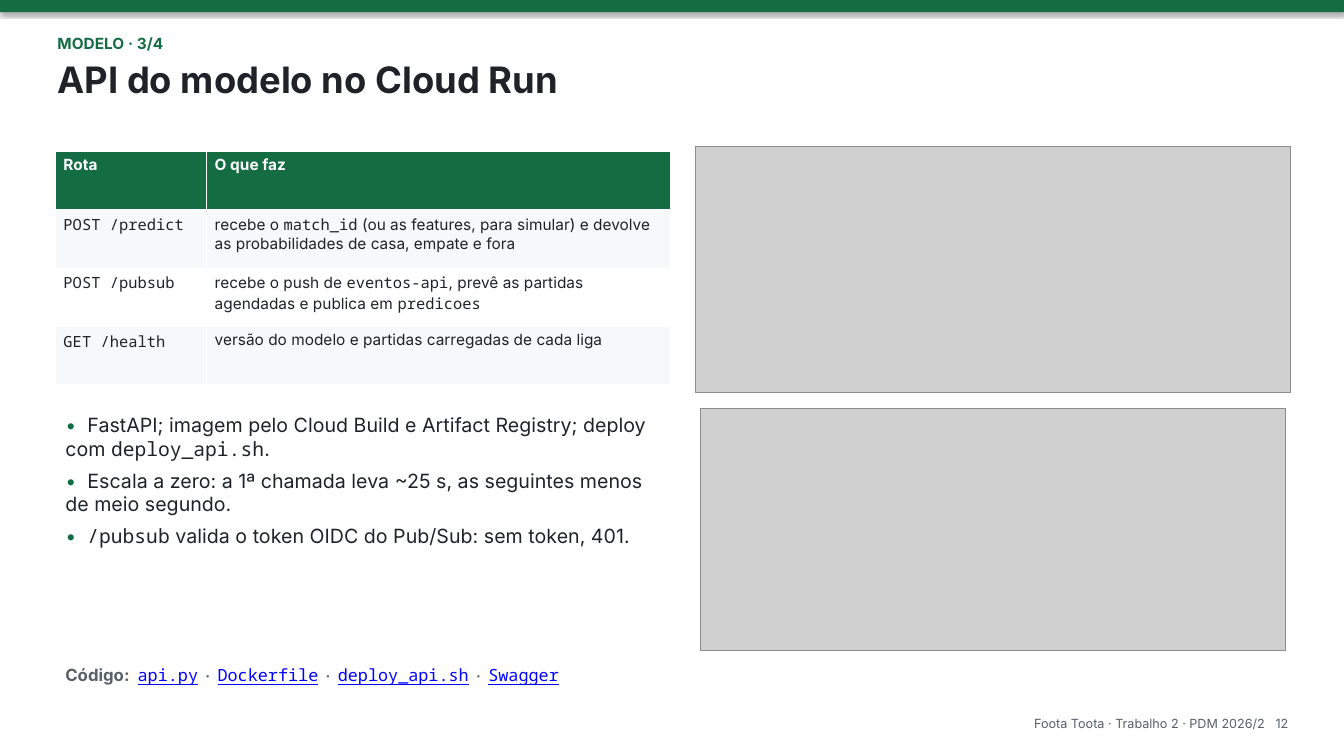
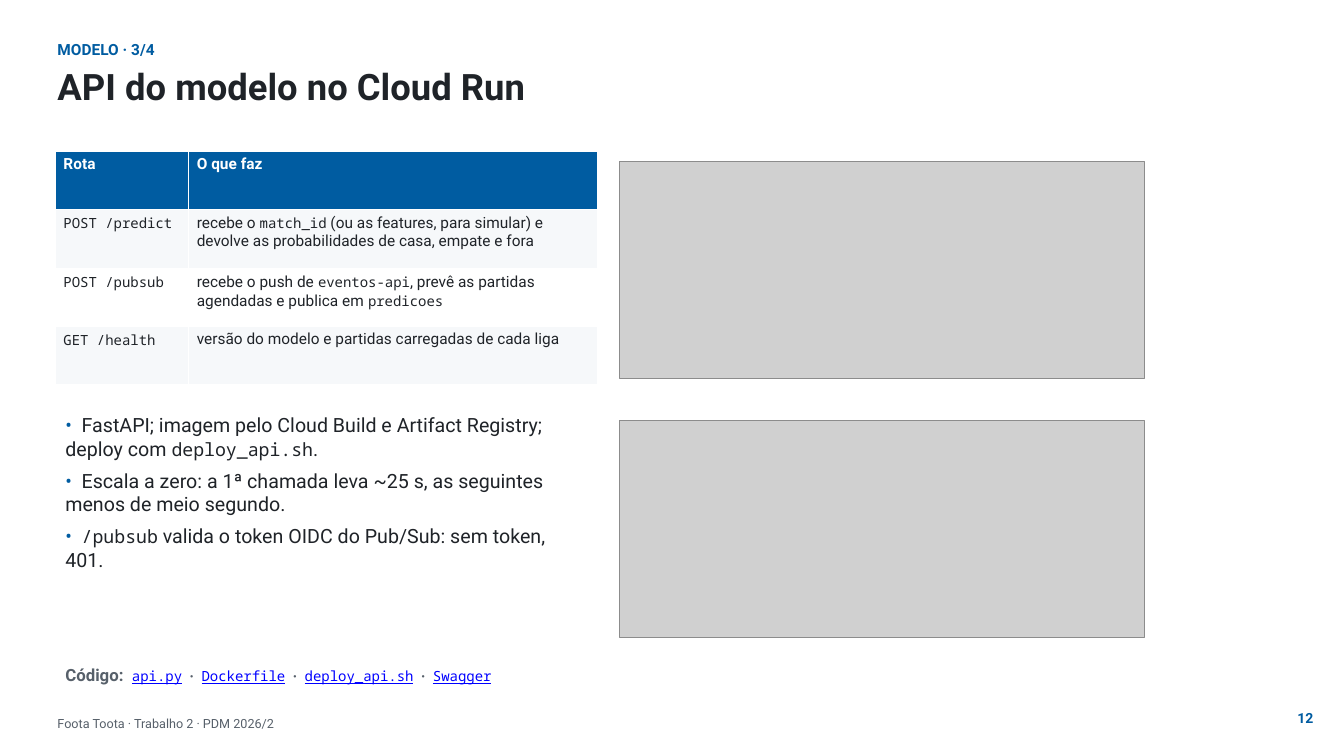
Before and after one commit to phael-exe/foota-toota, a slide deck: slide 12 of docs/apresentacao/trabalho2.pptx. Drawn at 1344x756 pixels with LibreOffice and Linux fonts; fonts in the diff are those of the drawing; grey boxes stand for pictures; background and template pictures are left out. Boxes give left, top, right and bottom in pixels: in the first picture for what was removed or moved away, otherwise in the second. Text is boxed around its words. In the diff, an @@ line names an element or a change of style, - is before the commit and + after.

```diff
--- a/docs/apresentacao/trabalho2.pptx
+++ b/docs/apresentacao/trabalho2.pptx
@@ rectangle removed at box(0, 0, 1344, 12) @@
@@ text "MODELO · 3/4" at box(57, 44, 154, 56): font Inter to Roboto, text colour #146C43 to #005CA1 @@
@@ text "API do modelo no Cloud ..." at box(57, 72, 525, 101): font Inter to Roboto @@
@@ table at box(55, 151, 598, 385) @@
@@ fill #146C43 to #005CA1 in row 1 @@
@@ font Inter to Roboto in "Rota", "O que faz", "recebe o (ou as features, para simular) ...", "recebe o push de eventos-api, prevê as ..." and 1 more places @@
@@ size 11 to 10 pt in "POST /predict", "match_id", "POST /pubsub", "eventos-api, predicoes" and 1 more places @@
@@ table: place and size @@
-table at box(55, 151, 670, 385)
+table at box(55, 151, 598, 385)
@@ picture: place and size @@
-picture at box(696, 146, 1291, 392)
+picture at box(620, 161, 1144, 378)
@@ text "• FastAPI; imagem pelo Cloud ..." at box(65, 417, 545, 567): size 14 to 13 pt in "deploy_api.sh.", "/pubsub"; font Inter to Roboto in "• FastAPI; imagem pelo Cloud Build e ...", "• Escala a zero: a 1ª chamada ...", "• valida o token OIDC do Pub/Sub: ..."; text colour #146C43 to #005CA1 in "•", "•", "•" @@
@@ picture: place and size @@
-picture at box(701, 408, 1287, 650)
+picture at box(620, 421, 1144, 638)
@@ text "Código: api.py · Dockerfile · ..." at box(65, 668, 492, 685): size 12 to 10 pt in "api.py Dockerfile deploy_api.sh Swagger"; font Inter to Roboto in "Código:" @@
@@ text at box(57, 718, 274, 729): text changed; font Inter to Roboto @@
-Foota Toota · Trabalho 2 · PDM 2026/2 12
+Foota Toota · Trabalho 2 · PDM 2026/2
@@ text added at box(1297, 713, 1313, 723), 10 pt, text #005CA1, bold @@
+12
```
Also in this commit, not shown: 16 other slides changed, 1 slide added, 4 other files.
